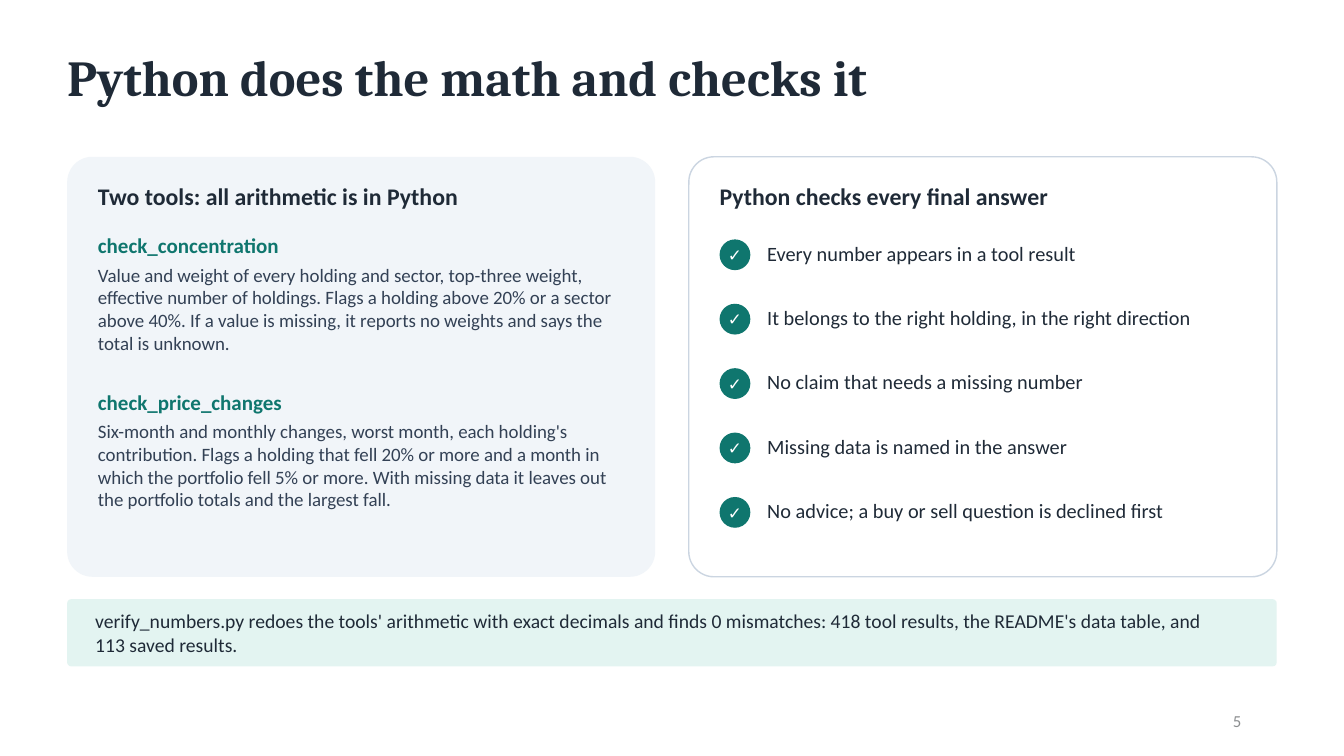
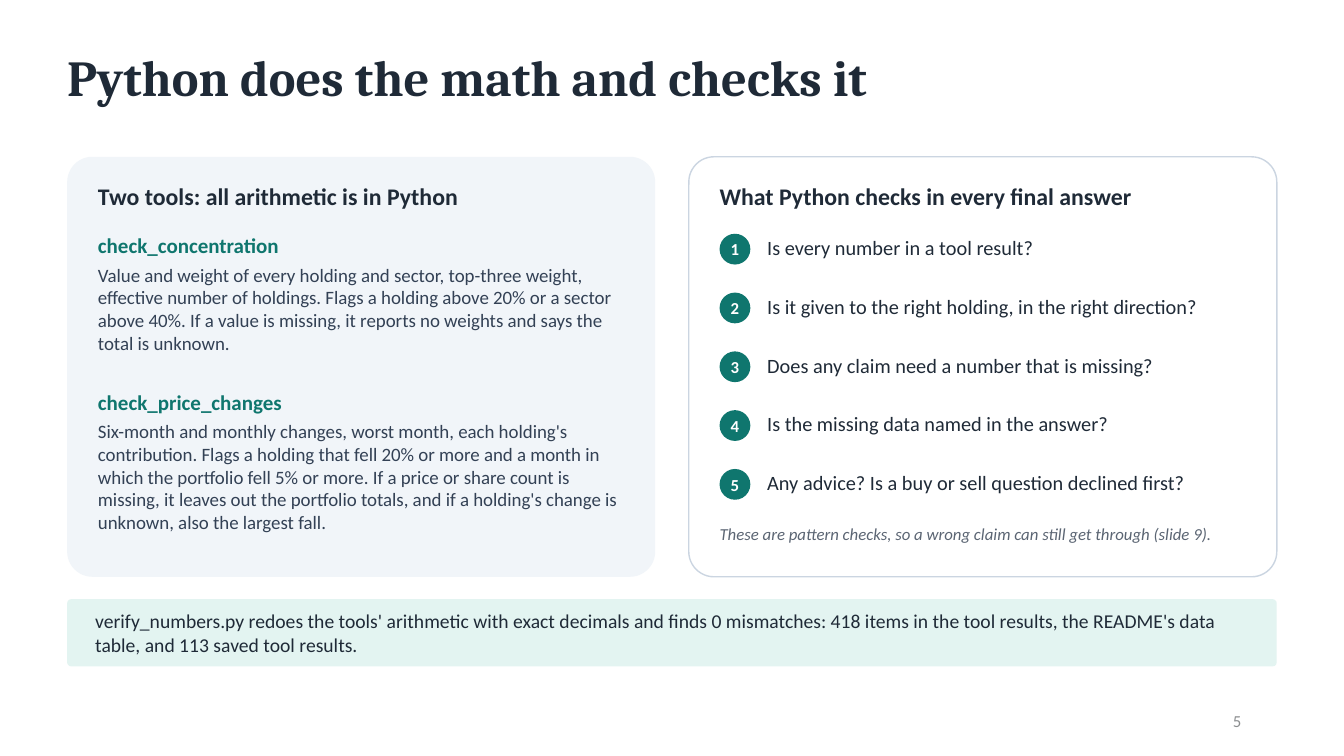
Before and after one commit to arthuraetheling/financial-risk-briefing-agent, a slide deck: slide 5 of docs/Financial_Risk_Briefing_Agent_Presentation.pptx. Drawn at 1344x756 pixels with LibreOffice and Linux fonts; fonts in the diff are those of the drawing. Boxes give left, top, right and bottom in pixels: in the first picture for what was removed or moved away, otherwise in the second. Text is boxed around its words. In the diff, an @@ line names an element or a change of style, - is before the commit and + after.

Commit message:
Correct the slides and the project document, add a replay script
Slides and project document:
- Sell question: none of the 15 first answers declined; 11 were sent back for
  that and 4 for their format first. All 15 accepted answers decline.
- "418 items in the tool results" instead of "418 tool results".
- The Portfolio B example is labeled seed 44, with its record (the only one of
  five B runs without an error).
- Tool choice is no longer counted as evidence: Q1 to Q4 follow a rule in the
  prompt, and Q5 changed between evaluation runs.
- The five questions behind the 15 cases, and short definitions of the terms.
- The run-it-yourself commands include --label and the replay script.

tools/show_run.py prints a saved run step by step, as a live run does,
without calling the model.

README and document: run_demo.py --out my_run, so a rerun does not replace
the reported results.

```diff
--- a/docs/Financial_Risk_Briefing_Agent_Presentation.pptx
+++ b/docs/Financial_Risk_Briefing_Agent_Presentation.pptx
@@ text at bbox=[720, 188, 1131, 209]: text changed @@
-Python checks every final answer
+What Python checks in every final answer
@@ ellipse "1": place and size @@
-ellipse "1" at bbox=[720, 240, 751, 271]
+ellipse "1" at bbox=[720, 234, 751, 265]
@@ text in ellipse at bbox=[731, 244, 739, 255]: text changed @@
-✓
+1
@@ text at bbox=[767, 241, 1033, 259]: text changed @@
-Every number appears in a tool result
+Is every number in a tool result?
@@ ellipse "2": place and size @@
-ellipse "2" at bbox=[720, 303, 751, 335]
+ellipse "2" at bbox=[720, 292, 751, 324]
@@ text in ellipse at bbox=[731, 303, 739, 314]: text changed @@
-✓
+2
@@ text at bbox=[767, 300, 1197, 318]: text changed @@
-It belongs to the right holding, in the right direction
+Is it given to the right holding, in the right direction?
@@ ellipse "3": place and size @@
-ellipse "3" at bbox=[720, 368, 751, 399]
+ellipse "3" at bbox=[720, 352, 751, 383]
@@ text at bbox=[767, 359, 1153, 377]: text changed @@
-No claim that needs a missing number
+Does any claim need a number that is missing?
@@ text in ellipse at bbox=[731, 362, 739, 373]: text changed @@
-✓
+3
@@ ellipse "4": place and size @@
-ellipse "4" at bbox=[720, 433, 751, 464]
+ellipse "4" at bbox=[720, 410, 751, 442]
@@ text at bbox=[767, 417, 1108, 435]: text changed @@
-Missing data is named in the answer
+Is the missing data named in the answer?
@@ text at bbox=[98, 425, 617, 533]: text changed @@
-Six-month and monthly changes, worst month, each holding's contribution. Flags a holding that fell 20% or more and a month in which the portfolio fell 5% or more. With missing data it leaves out the portfolio totals and the largest fall.
+Six-month and monthly changes, worst month, each holding's contribution. Flags a holding that fell 20% or more and a month in which the portfolio fell 5% or more. If a price or share count is missing, it leaves out the portfolio totals, and if a holding's change is unknown, also the largest fall.
@@ text in ellipse at bbox=[731, 421, 739, 432]: text changed @@
-✓
+4
@@ ellipse "5": place and size @@
-ellipse "5" at bbox=[720, 497, 751, 528]
+ellipse "5" at bbox=[720, 469, 751, 500]
@@ text at bbox=[767, 476, 1184, 494]: text changed @@
-No advice; a buy or sell question is declined first
+Any advice? Is a buy or sell question declined first?
@@ text in ellipse at bbox=[731, 480, 739, 491]: text changed @@
-✓
+5
@@ text added at bbox=[720, 528, 1211, 543], 12 pt, text #5B6573, italic @@
+These are pattern checks, so a wrong claim can still get through (slide 9).
@@ text at bbox=[95, 614, 1214, 654]: text changed @@
-verify_numbers.py redoes the tools' arithmetic with exact decimals and finds 0 mismatches: 418 tool results, the README's data table, and 113 saved results.
+verify_numbers.py redoes the tools' arithmetic with exact decimals and finds 0 mismatches: 418 items in the tool results, the README's data table, and 113 saved tool results.
```
Also in this commit, not shown: 5 other slides changed, 4 other files.
